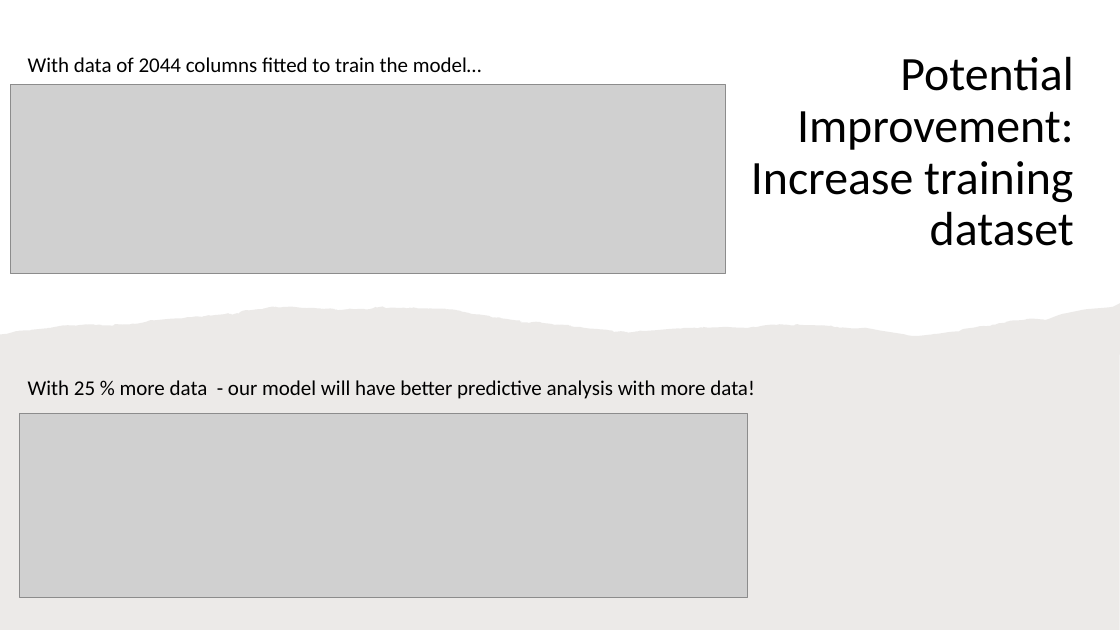
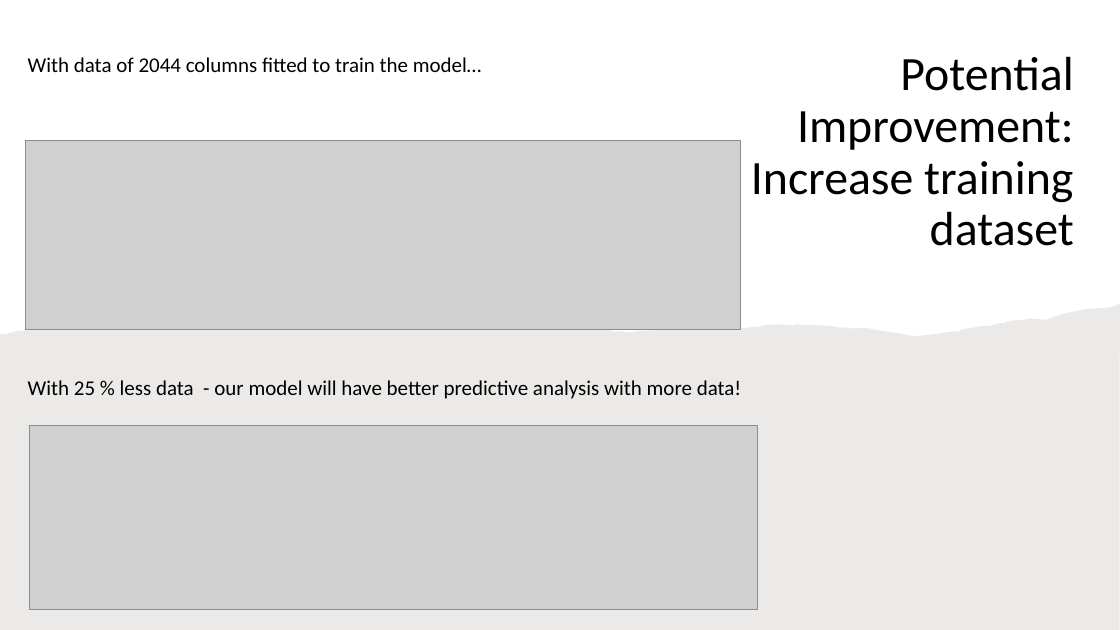
Before and after one commit to enilegna/General_Assembly_Projects, a slide deck: slide 8 of Project_2/Project 2 ppt.pptx. Drawn at 1120x630 pixels with LibreOffice and Linux fonts; fonts in the diff are those of the drawing; grey boxes stand for pictures. Boxes give left, top, right and bottom in pixels: in the first picture for what was removed or moved away, otherwise in the second. Text is boxed around its words. In the diff, an @@ line names an element or a change of style, - is before the commit and + after.

```diff
--- a/Project_2/Project 2 ppt.pptx
+++ b/Project_2/Project 2 ppt.pptx
@@ picture: place and size @@
-picture at [10,84,725,274]
+picture at [26,140,741,330]
@@ text at [28,380,742,399]: text changed @@
-With 25 % more data - our model will have better predictive analysis with more data!
+With 25 % less data - our model will have better predictive analysis with more data!
@@ picture: place and size @@
-picture at [19,413,747,597]
+picture at [29,426,757,610]
```
Also in this commit, not shown: 11 other files.
